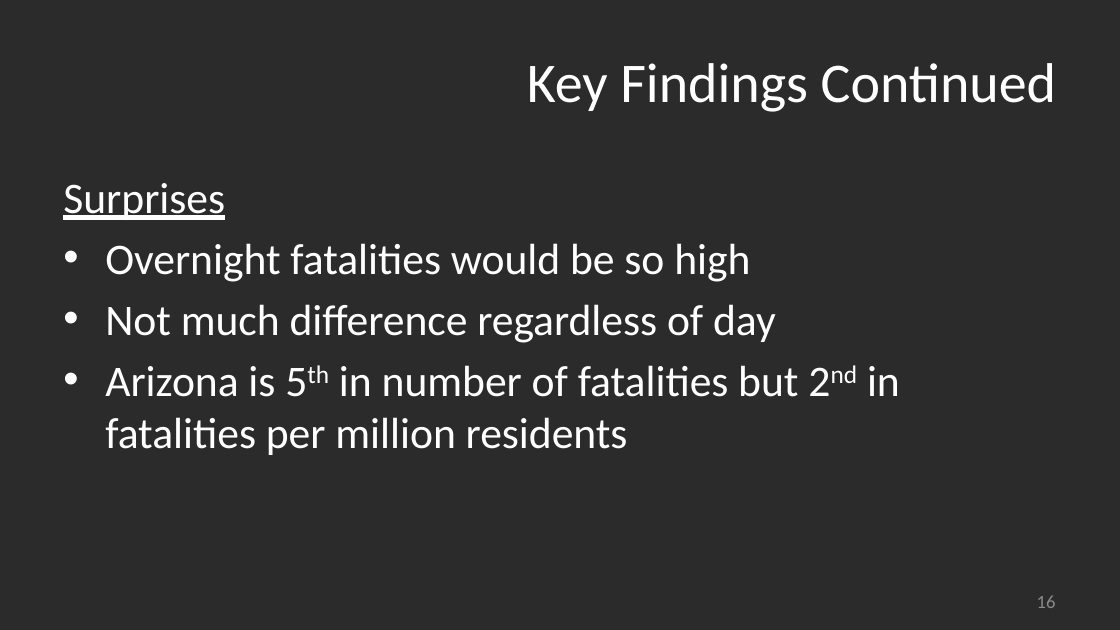
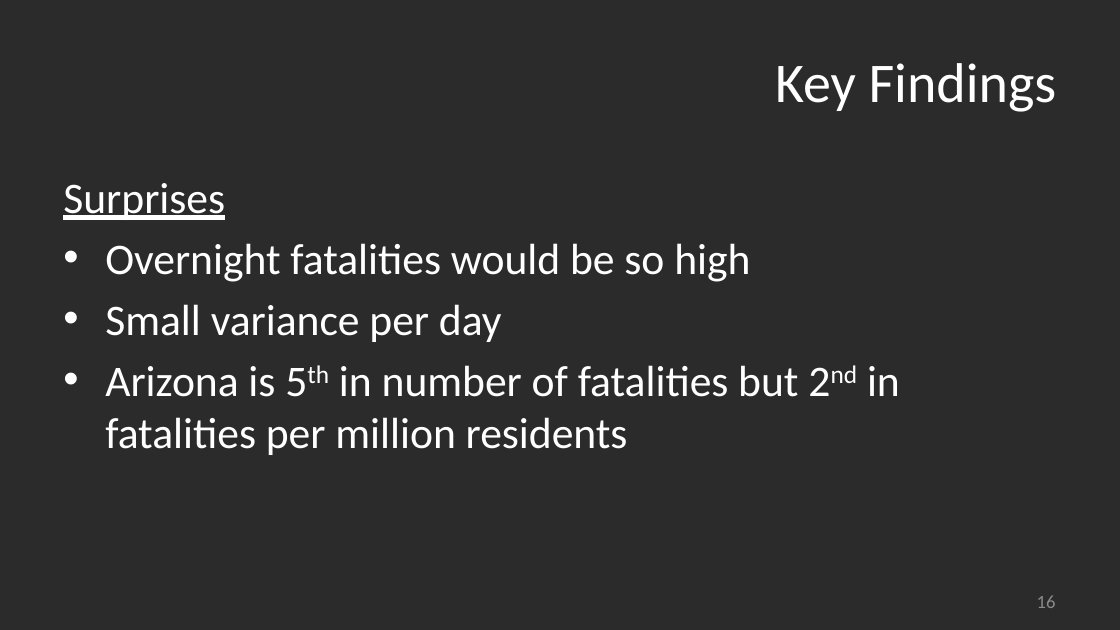
Before and after one commit to madams11/DataR-Project, a slide deck: slide 16 of US Bicycle Fatalities_Group 4_v2.pptx. Drawn at 1120x630 pixels with LibreOffice and Linux fonts; fonts in the diff are those of the drawing; background and template pictures are left out; a plain dark background stands for a picture behind light text. Boxes give left, top, right and bottom in pixels: in the first picture for what was removed or moved away, otherwise in the second. Text is boxed around its words. In the diff, an @@ line names an element or a change of style, - is before the commit and + after.

```diff
--- a/US Bicycle Fatalities_Group 4_v2.pptx
+++ b/US Bicycle Fatalities_Group 4_v2.pptx
@@ title at box(775, 63, 1057, 112): text changed @@
-Key Findings Continued
+Key Findings
@@ text at box(105, 304, 502, 342): text changed @@
-• Not much difference regardless of day
+• Small variance per day
```
Also in this commit, not shown: 1 other slide changed, 1 slide added.
